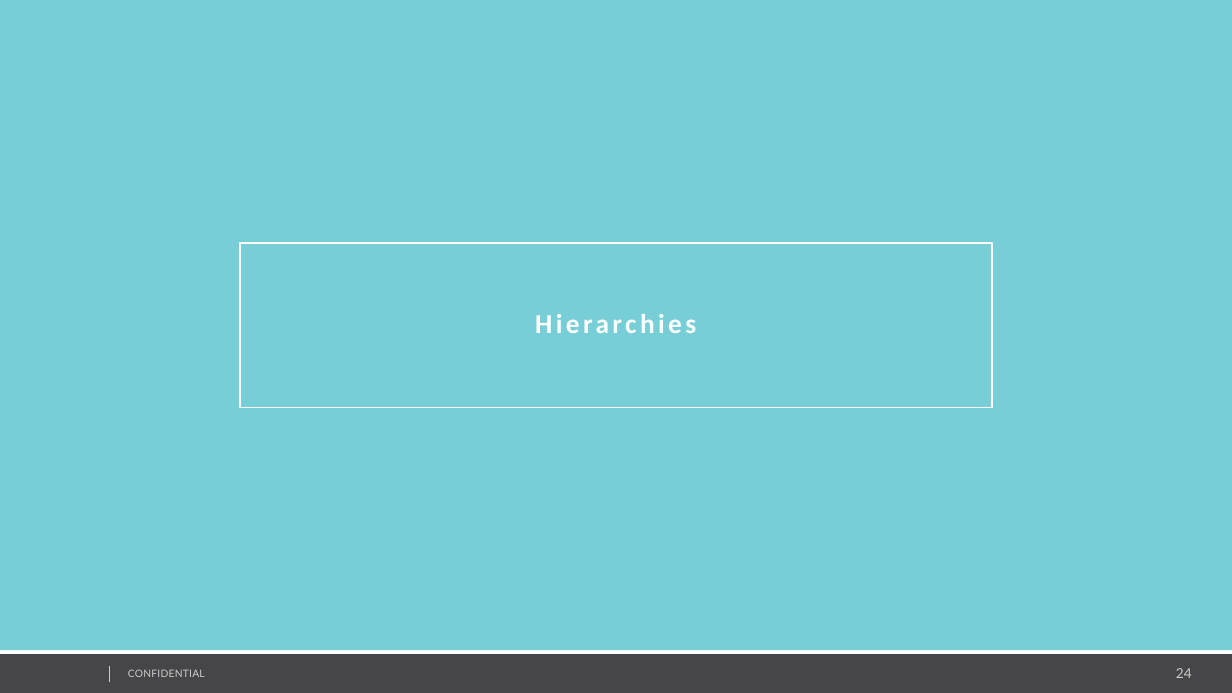
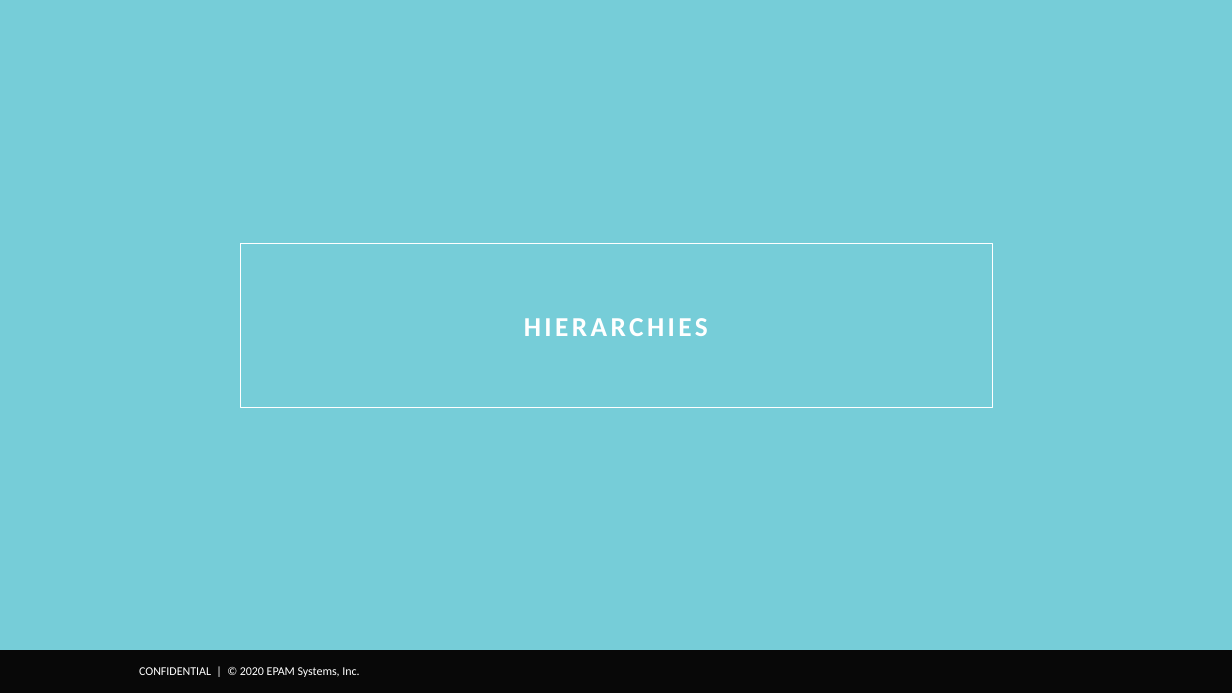
Before and after one commit to AndreyQC/MSBI.Lab, a slide deck: slide 23 of MSBI.E07-SQL/MSBI.Dev.S20E07.pptx (slide 24 before the commit). Drawn at 1232x693 pixels with LibreOffice and Linux fonts; fonts in the diff are those of the drawing; background and template pictures are left out. Boxes give left, top, right and bottom in pixels: in the first picture for what was removed or moved away, otherwise in the second. Text is boxed around its words. In the diff, an @@ line names an element or a change of style, - is before the commit and + after.

```diff
--- a/MSBI.E07-SQL/MSBI.Dev.S20E07.pptx
+++ b/MSBI.E07-SQL/MSBI.Dev.S20E07.pptx
@@ background #FFFFFF to #76CDD8 @@
@@ rectangle removed at bbox=[0, 0, 1232, 650] @@
@@ title "HIERARCHIES": place and size @@
-title "HIERARCHIES" at bbox=[535, 314, 696, 333]
+title "HIERARCHIES" at bbox=[240, 243, 992, 407]
@@ title "HIERARCHIES" at bbox=[240, 243, 992, 407]: outline none to #FFFFFF 0.5 pt @@
@@ rectangle removed at bbox=[240, 243, 992, 407] @@
@@ title at bbox=[524, 318, 708, 336]: text changed @@
-Hierarchies
+HIERARCHIES
@@ rectangle: place and size @@
-rectangle at bbox=[0, 654, 1232, 693]
+rectangle at bbox=[0, 650, 1232, 693]
@@ rectangle at bbox=[0, 650, 1232, 693]: fill #464547 to #080808 @@
@@ line removed from (110, 665) to (110, 683) @@
@@ text at bbox=[139, 667, 359, 677]: text changed; size 6 to 7 pt; font Lato to Calibri; text colour #CCCCCC to #FFFFFF @@
-CONFIDENTIAL
+CONFIDENTIAL | © 2020 EPAM Systems, Inc.
@@ page number removed at bbox=[1176, 668, 1192, 678] @@
-24
```
Also in this commit, not shown: 23 other slides changed, 9 slides added, 9 slides removed, 2 other files.
